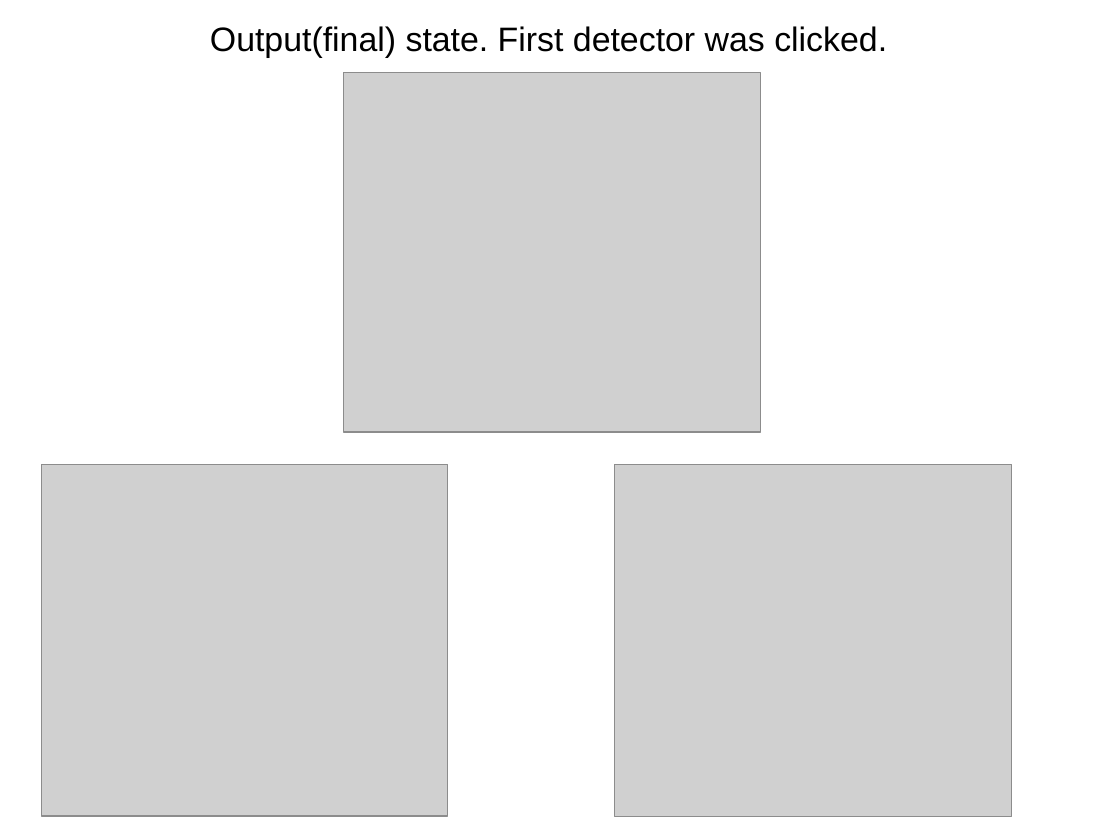
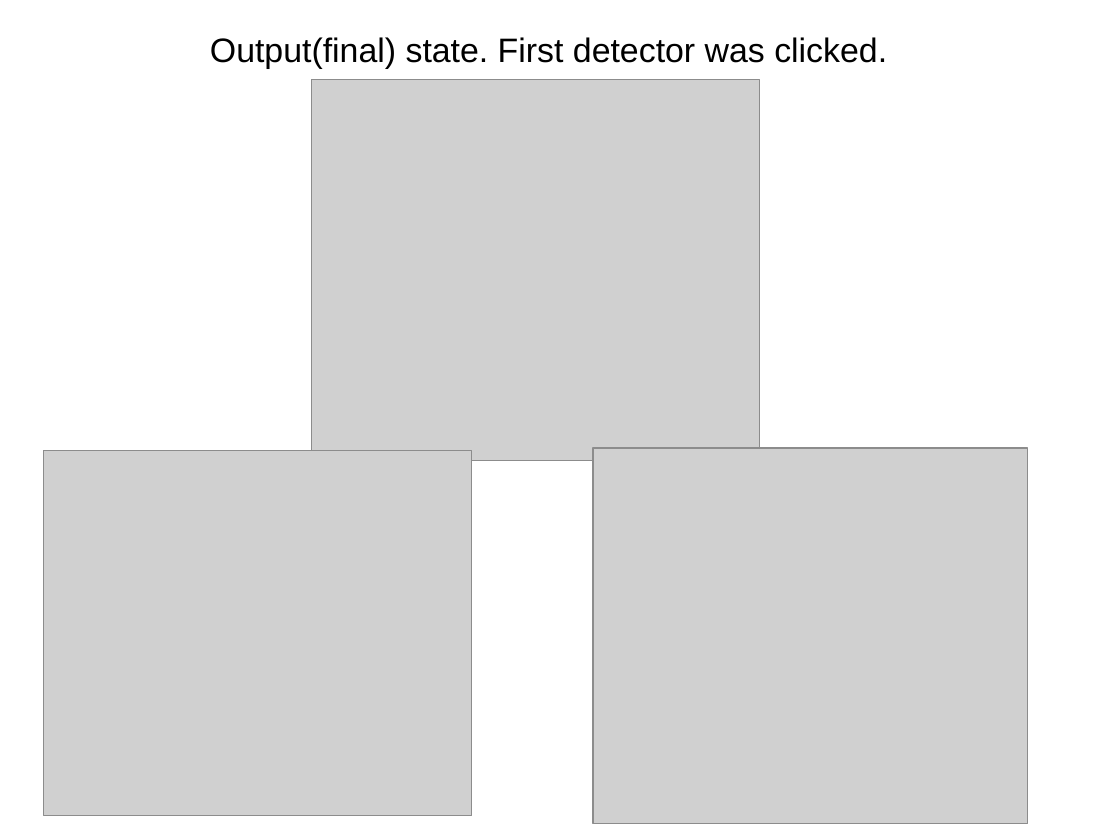
Before and after one commit to matthewR1993/qscheme, a slide deck: slide 8 of results/res2.odp (slide 12 before the commit). Drawn at 1120x840 pixels with LibreOffice and Linux fonts; fonts in the diff are those of the drawing; grey boxes stand for pictures. Boxes give left, top, right and bottom in pixels: in the first picture for what was removed or moved away, otherwise in the second. Text is boxed around its words. In the diff, an @@ line names an element or a change of style, - is before the commit and + after.

```diff
--- a/results/res2.odp
+++ b/results/res2.odp
@@ text "Output(final) state. First detector was ...": place and size @@
-text "Output(final) state. First detector was ..." at bbox=[210, 26, 887, 58]
+text "Output(final) state. First detector was ..." at bbox=[210, 37, 887, 69]
@@ picture: place and size @@
-picture at bbox=[345, 72, 761, 432]
+picture at bbox=[312, 80, 760, 460]
@@ picture: place and size @@
-picture at bbox=[615, 464, 1012, 816]
+picture at bbox=[594, 448, 1029, 824]
@@ picture: place and size @@
-picture at bbox=[42, 464, 448, 816]
+picture at bbox=[44, 450, 473, 816]
```
Also in this commit, not shown: 6 other slides changed, 1 slide added, 30 other files.
